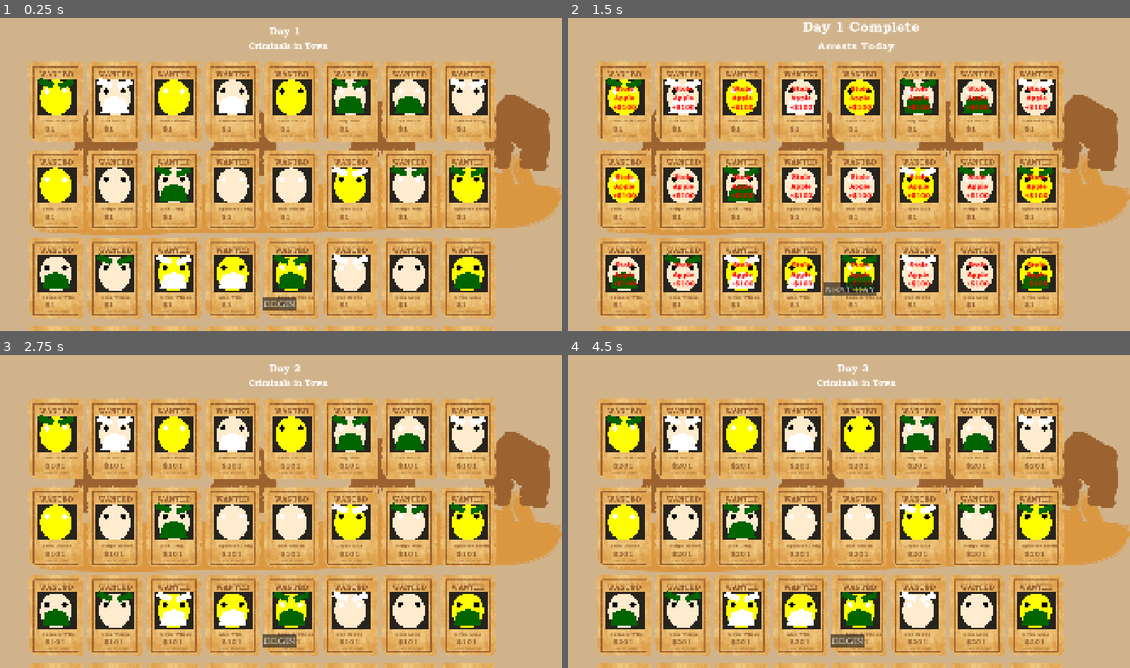
Above: before the commit, frames 1-4 (two rows, left to right).
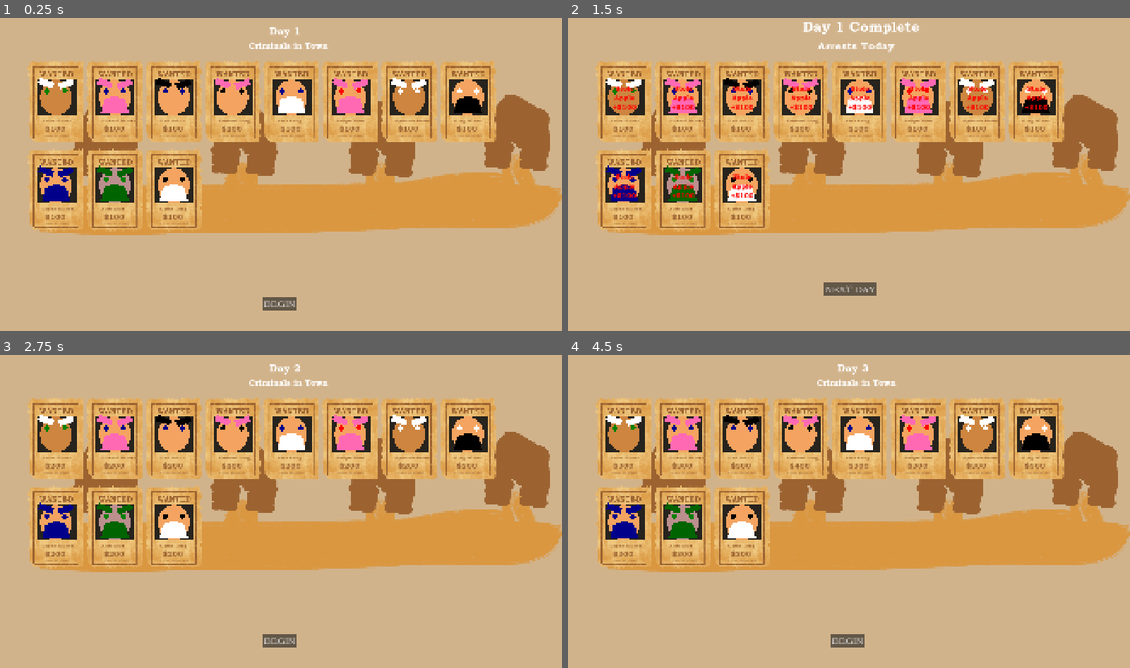
Above: after the commit, the same moments.

Repository: PeterMaidaRobot/Bounty-Game-Jam
Game: Godot game, scene res://main.tscn
Two runs of this game, one before a commit and one after it. Both use one fixed random seed, a clock stepped at 60 frames per second and the inputs below.
Inputs:
- Up to frame 1 (0.25 s): no input
- Up to frame 2 (1.5 s): click "BEGIN" at 0.5 s; click "End Day" at 1.25 s
- Up to frame 3 (2.75 s): click "NEXT DAY" at 2 s
- Up to frame 4 (4.5 s): click "BEGIN" at 2.75 s; click "End Day" at 3.5 s; click "NEXT DAY" at 4.25 s

The runs differ from the first frame. In frame 1, 38% of the frame differs, in the area x 4-89%, y 19-100%; in frame 2, 38%; in frame 3, 38%; in frame 4, 38%.

Commit message:
made it unlikely to have two bald people with different haircolors, not impossible though!

Diff:
--- a/main.gd
+++ b/main.gd
@@ -39,19 +39,19 @@
 
 	Person.generate_person_index_options()
 	## Generate a lot of people!!!
-	for i in range(32):
+	for i in range(24):
 		var person : Person = Person.constructor(get_random_path())
 
 		# When this person is clicked, we need to register back to this game engine
 		person.person_clicked.connect(_on_person_clicked)
 
-		person.bounty = 1
-		#person.bounty = randi_range(0, 2) * 100
+		#person.bounty = 1
+		person.bounty = randi_range(0, 2) * 100
 		#print(person.path)
 
 		people.append(person)
 
-	Person.feature_tree_root.print()
+	#Person.feature_tree_root.print()
 	start_day()
 
 
--- a/person.gd
+++ b/person.gd
@@ -61,36 +61,42 @@
 
 const EYE_COLORS = [
 	Color.WHITE,
-	#Color.RED,
-	#Color.DARK_BLUE,
-	Color.BLACK
+	Color.RED,
+	Color.DARK_BLUE,
+	Color.BLACK,
+	Color.WEB_GREEN
 ]
 
 const HEAD_COLORS = [
-	Color.YELLOW,
-	#Color.ROSY_BROWN,
-	#Color.SANDY_BROWN,
+	#Color.YELLOW,
+	Color.ROSY_BROWN,
+	Color.SANDY_BROWN,
 	#Color.SADDLE_BROWN,
-	Color.BLANCHED_ALMOND
+	Color.BLANCHED_ALMOND,
+	Color.SALMON,
+	Color.PERU,
+	Color.SIENNA
 ]
 
 const HAIR_COLORS = [
 	Color.WHITE,
-	#Color.GRAY,
-	#Color.INDIAN_RED,
-	#Color.YELLOW,
-	#Color.SADDLE_BROWN,
-	#Color.BLACK,
-	Color.DARK_GREEN
+	Color.GRAY,
+	Color.INDIAN_RED,
+	Color.YELLOW,
+	Color.SADDLE_BROWN,
+	Color.BLACK,
+	Color.DARK_GREEN,
+	Color.HOT_PINK,
+	Color.DARK_BLUE
 ]
 
 const BODY_COLORS = [
 	Color.WHITE,
-	#Color.BLUE_VIOLET,
-	#Color.DARK_BLUE,
-	#Color.BLACK,
-	#Color.AQUAMARINE,
-	#Color.DARK_CYAN,
+	Color.BLUE_VIOLET,
+	Color.DARK_BLUE,
+	Color.BLACK,
+	Color.AQUAMARINE,
+	Color.DARK_CYAN,
 	Color.LIGHT_GREEN
 ]
 
@@ -116,18 +122,17 @@
 const FIRST_NAME_IDX_KEY : String = "first_name_idx"
 const LAST_NAME_IDX_KEY : String = "last_name_idx"
 
+static var feature_tree_root
 const HEAD_COLOR_KEY : String = "head_color"
 const EYE_COLOR_KEY : String = "eye_color"
 const HAIR_COLOR_KEY : String = "hair_color"
 const MOUSTACHE_TYPE_KEY : String = "moustache_type"
 const EYEBROW_TYPE_KEY : String = "eyebrow_type"
 
-static var feature_tree_root
-
-# Create a treenode structure to house the feature options
-enum TREE_NODE_TYPE { ROOT, COLOR, BOOL } # Todo might not be needed, might be replaced with the dictionary type keys
 enum MOUSTACHE_TYPE { NONE, THICK }
 enum EYEBROW_TYPE { NONE, THICK }
+
+# Create a treenode structure to house the feature options
 class TreeNode:
 	var children : Array[TreeNode]
 	var weight : int = 1  # The weight will default to 1 unless otherwise overridden
@@ -137,13 +142,6 @@
 	func _init(key : String, value) -> void:
 		self.key = key
 		self.value = value
-
-	func get_children():
-		return children
-
-	#func select_child():
-		## if this entry is the bottom of the tree, it will remove itself as it gets removed?
-		#pass
 
 	func print(depth=0):
 		var s : String = ""
@@ -176,6 +174,11 @@
 	for eyebrow_type in EYEBROW_TYPE:
 		var new_eyebrow_node = TreeNode.new(EYEBROW_TYPE_KEY, eyebrow_type)
 		#  <---  no children to add here yet
+		match EYEBROW_TYPE.get(eyebrow_type):
+			EYEBROW_TYPE.NONE:
+				new_eyebrow_node.weight = 1
+			EYEBROW_TYPE.THICK:
+				new_eyebrow_node.weight = 4
 		eyebrow_type_children.append(new_eyebrow_node)
 	return eyebrow_type_children
 
@@ -185,6 +188,11 @@
 	for moustache_type in MOUSTACHE_TYPE:
 		var new_moustache_node = TreeNode.new(MOUSTACHE_TYPE_KEY, moustache_type)
 		new_moustache_node.children = _get_eyebrow_type_children()
+		match MOUSTACHE_TYPE.get(moustache_type):
+			MOUSTACHE_TYPE.NONE:
+				new_moustache_node.weight = 2
+			MOUSTACHE_TYPE.THICK:
+				new_moustache_node.weight = 3
 		moustache_type_children.append(new_moustache_node)
 	return moustache_type_children
 
@@ -228,7 +236,7 @@
 	# Generate the feature options
 	feature_tree_root = TreeNode.new("root", null)
 	feature_tree_root.children = _get_head_color_children()
-	feature_tree_root.print()
+	#feature_tree_root.print()
 
 
 '''
@@ -299,8 +307,9 @@
 	var feature_set
 	if len(feature_tree_root.children) > 0:
 		feature_set = get_random_feature_set(feature_tree_root)
-		print(feature_set)
+		#print(feature_set)
 		#feature_tree_root.print()
+		# TODO there's a bug with bald people having different hair colors but you can't tell!! I rigged the probablities to make it unlikely...
 	else:
 		print("ERROR: no other options for character generation!")
 		# Make a default feature set in this error case to not crash
